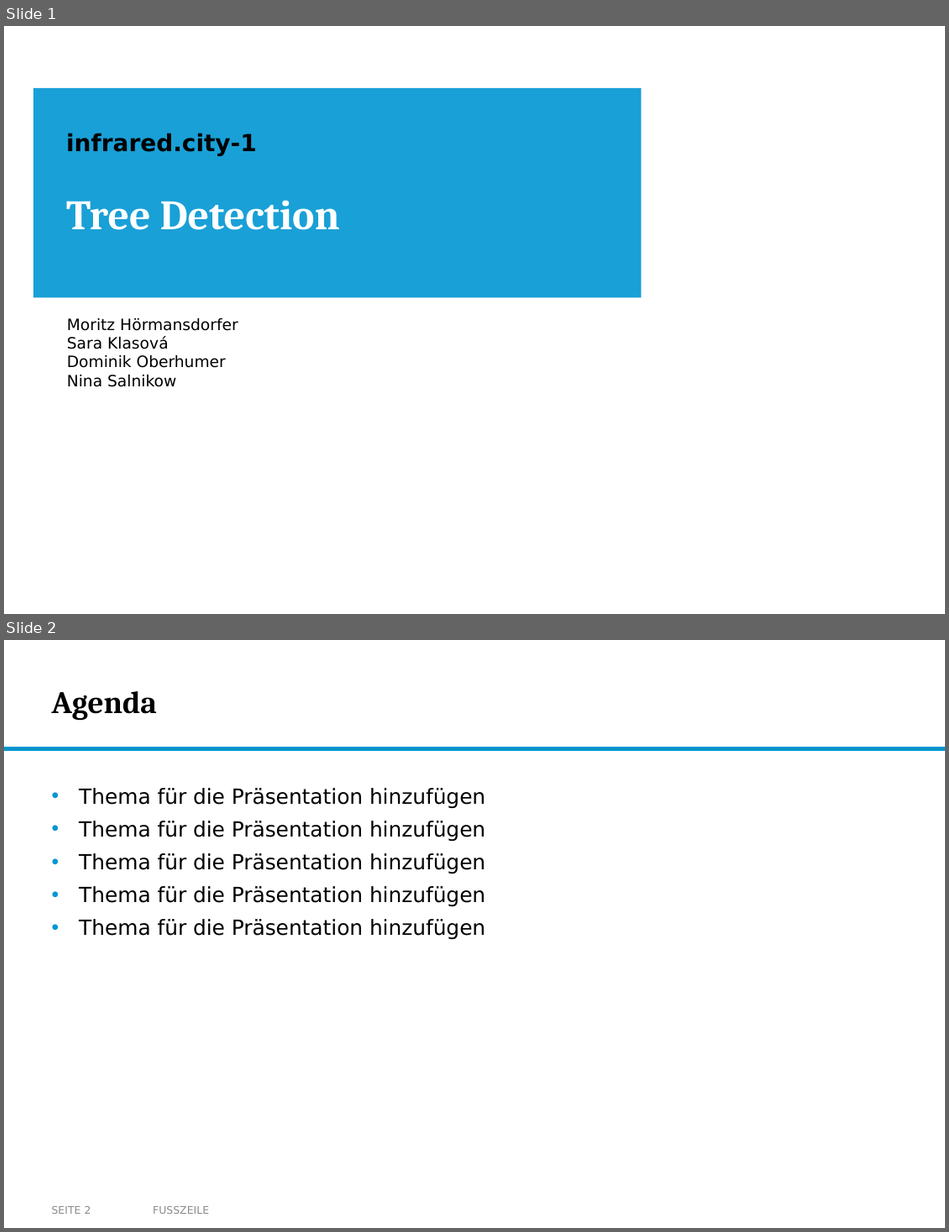
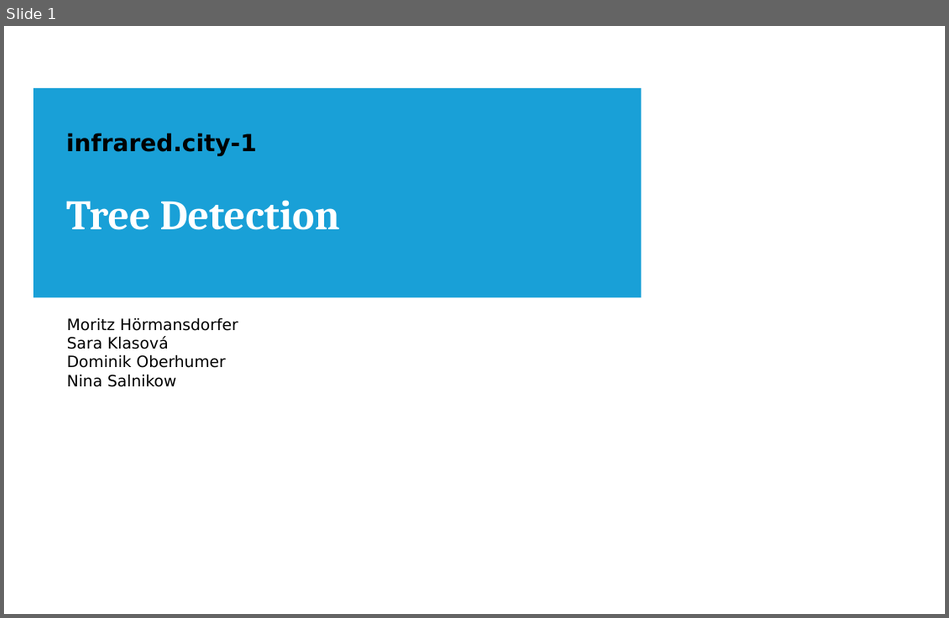
Before and after one commit to nikmaster/wu_dslab_infrared-city, a slide deck: deliverables/3b. intermediate slides/Intermediate Slides.pptx. Shown one above the other, each under a label of ours: slides 1 and 2 before the commit, slide 1 after it. The pictures are 949x1232 and 949x618 pixels, drawn with LibreOffice and Linux fonts; fonts in the diff are those of the drawing; background and template pictures are left out. Boxes give left, top, right and bottom in pixels: in the first picture for what was removed or moved away, otherwise in the second. Text is boxed around its words. In the diff, an @@ line names an element or a change of style, - is before the commit and + after.

```diff
--- a/deliverables/3b. intermediate slides/Intermediate Slides.pptx
+++ b/deliverables/3b. intermediate slides/Intermediate Slides.pptx
@@ slide 2 removed at (4,640,945,1228), background #FFFFFF @@
@@ title removed at (52,691,157,721) @@
-Agenda
@@ rectangle removed at (4,748,945,750) @@
@@ text removed at (79,788,485,939) @@
-• Thema für die Präsentation hinzufügen
-• Thema für die Präsentation hinzufügen
-• Thema für die Präsentation hinzufügen
-• Thema für die Präsentation hinzufügen
-• Thema für die Präsentation hinzufügen
@@ page number removed at (52,1206,91,1214) @@
-SEITE 2
@@ text removed at (153,1206,209,1214) @@
-FUSSZEILE
```
Also in this commit, not shown: 2 slides changed, 3 slides added.
